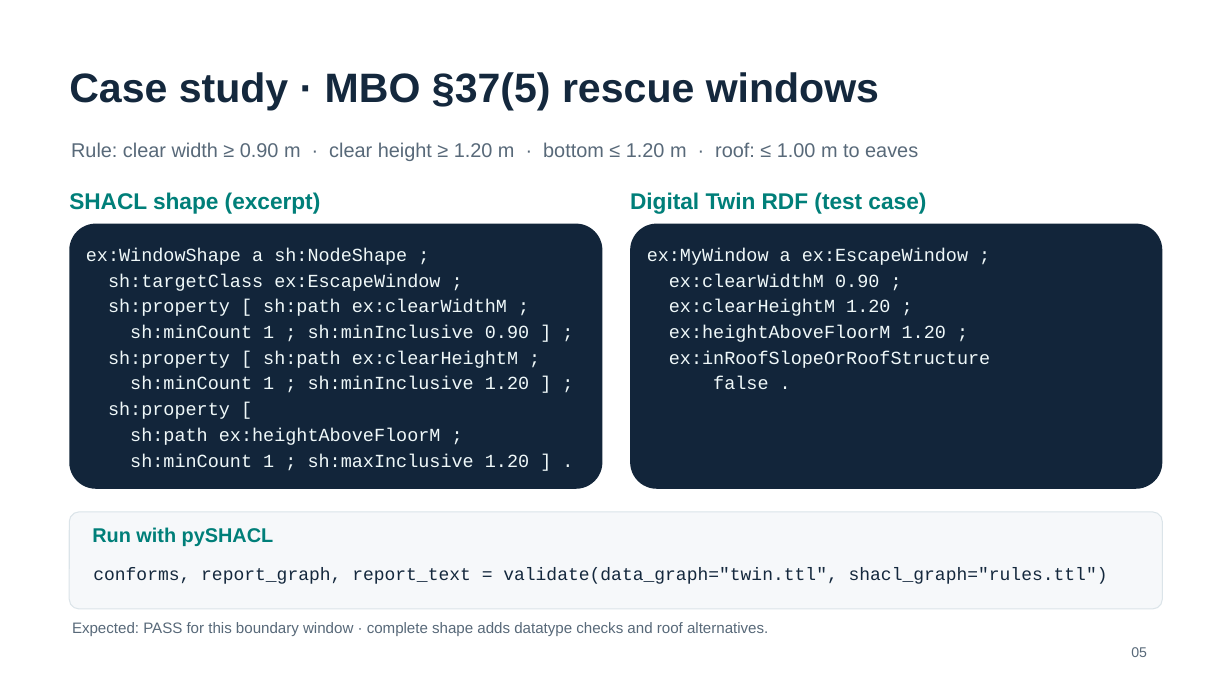
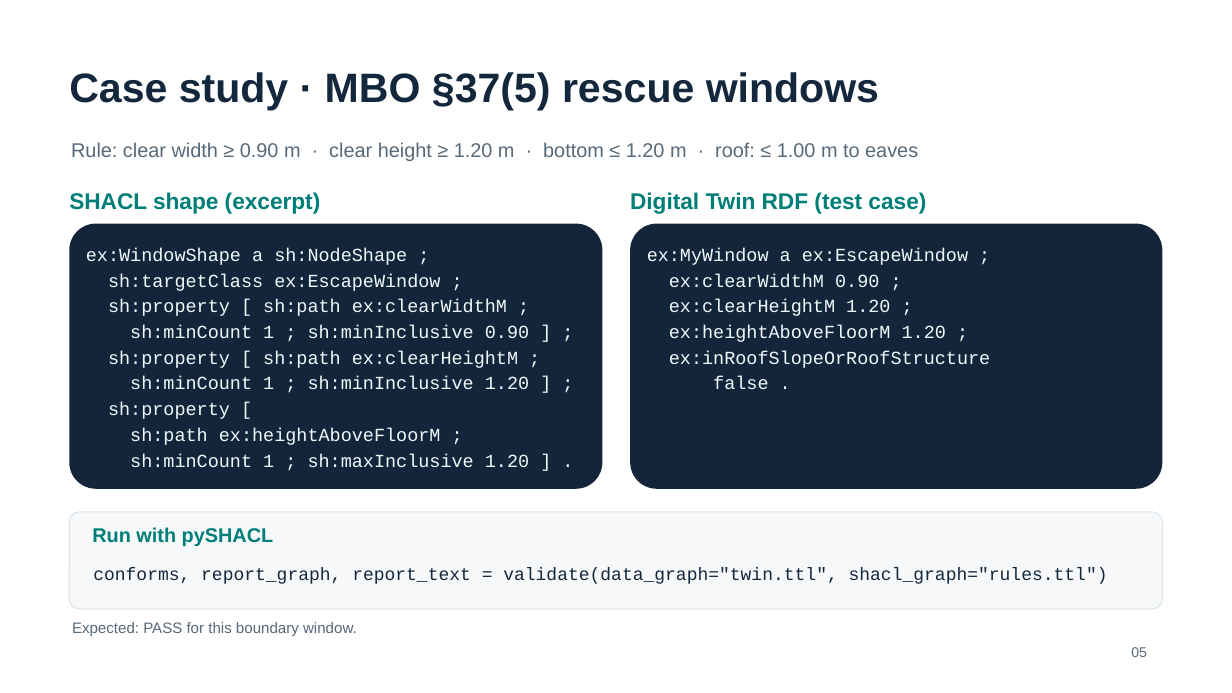
Before and after one commit to amosproj/amos2026ws04-odos, a slide deck: slide 5 of SHACL_Research.pptx. Drawn at 1232x693 pixels with LibreOffice and Linux fonts; fonts in the diff are those of the drawing. Boxes give left, top, right and bottom in pixels: in the first picture for what was removed or moved away, otherwise in the second. Text is boxed around its words. In the diff, an @@ line names an element or a change of style, - is before the commit and + after.

```diff
--- a/SHACL_Research.pptx
+++ b/SHACL_Research.pptx
@@ text at [72,622,357,636]: text changed @@
-Expected: PASS for this boundary window · complete shape adds datatype checks and roof alternatives.
+Expected: PASS for this boundary window.
```
Also in this commit, not shown: 1 other slide changed.
